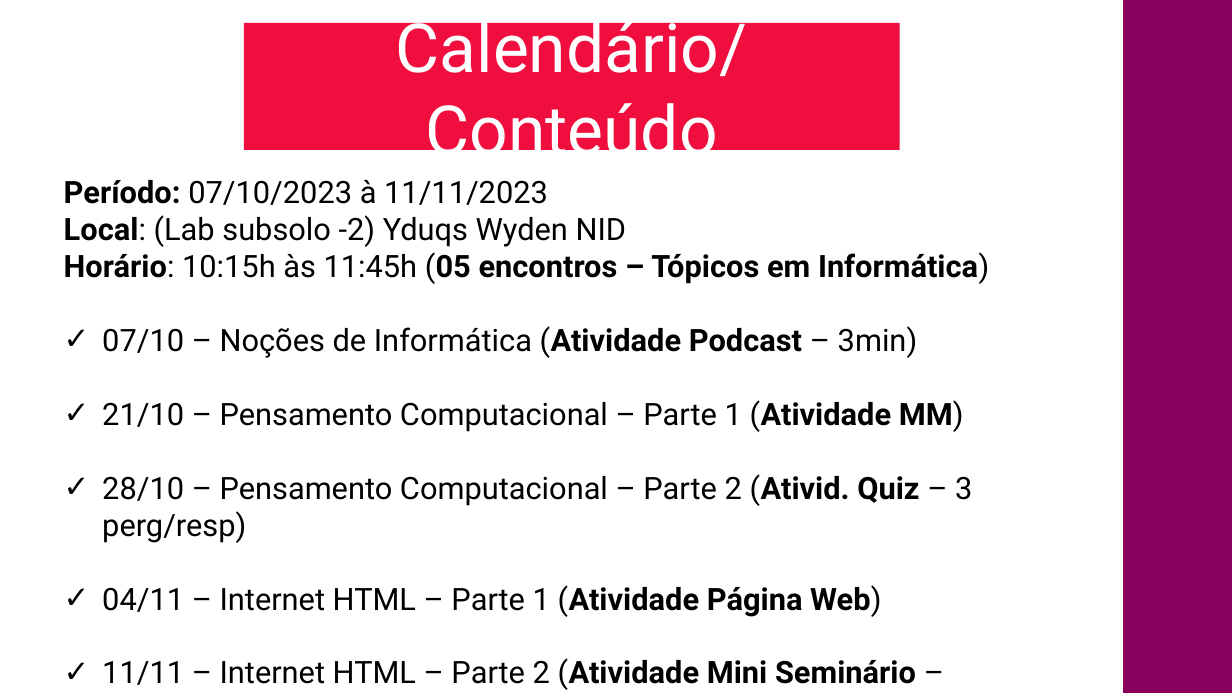
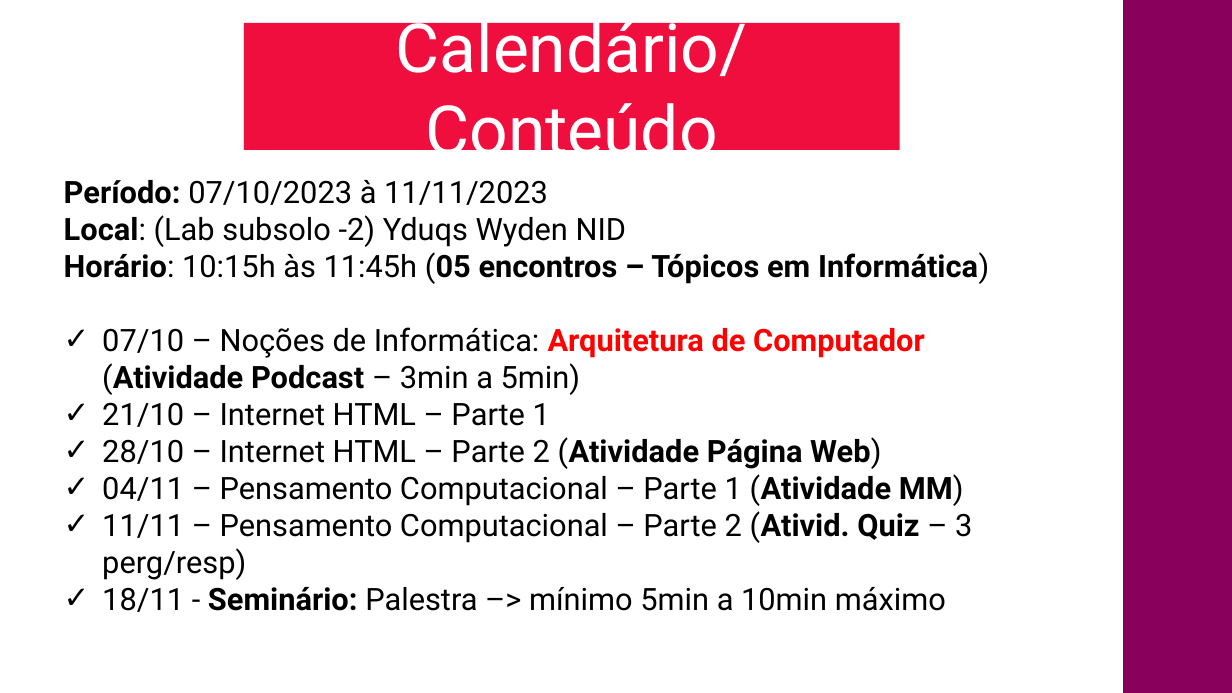
Before and after one commit to CloudEducationBrazil/nidyduqswyden, a slide deck: slide 7 of 00 Lesson Plan/Apresentação - NID Yduqs Wyden - Curso Tópicos em Informática.pptx. Drawn at 1232x693 pixels with LibreOffice and Linux fonts; fonts in the diff are those of the drawing; background and template pictures are left out. Boxes give left, top, right and bottom in pixels: in the first picture for what was removed or moved away, otherwise in the second. Text is boxed around its words. In the diff, an @@ line names an element or a change of style, - is before the commit and + after.

Commit message:
Atualizações Treinamentos NID Tópicos de Informática - 09102023

```diff
--- a/00 Lesson Plan/Apresentação - NID Yduqs Wyden - Curso Tópicos em Informática.pptx
+++ b/00 Lesson Plan/Apresentação - NID Yduqs Wyden - Curso Tópicos em Informática.pptx
@@ text at <box>102,327,972,612</box>: text changed @@
-✓ 07/10 – Noções de Informática (Atividade Podcast – 3min)
-✓ 21/10 – Pensamento Computacional – Parte 1 (Atividade MM)
-✓ 28/10 – Pensamento Computacional – Parte 2 (Ativid. Quiz – 3 perg/resp)
-✓ 04/11 – Internet HTML – Parte 1 (Atividade Página Web)
-✓ 11/11 – Internet HTML – Parte 2 (Atividade Mini Seminário – Palestras – 5min)
+✓ 07/10 – Noções de Informática: Arquitetura de Computador (Atividade Podcast – 3min a 5min)
+✓ 21/10 – Internet HTML – Parte 1
+✓ 28/10 – Internet HTML – Parte 2 (Atividade Página Web)
+✓ 04/11 – Pensamento Computacional – Parte 1 (Atividade MM)
+✓ 11/11 – Pensamento Computacional – Parte 2 (Ativid. Quiz – 3 perg/resp)
+✓ 18/11 - Seminário: Palestra –> mínimo 5min a 10min máximo
```
Also in this commit, not shown: 1 other slide changed, 9 other files.
